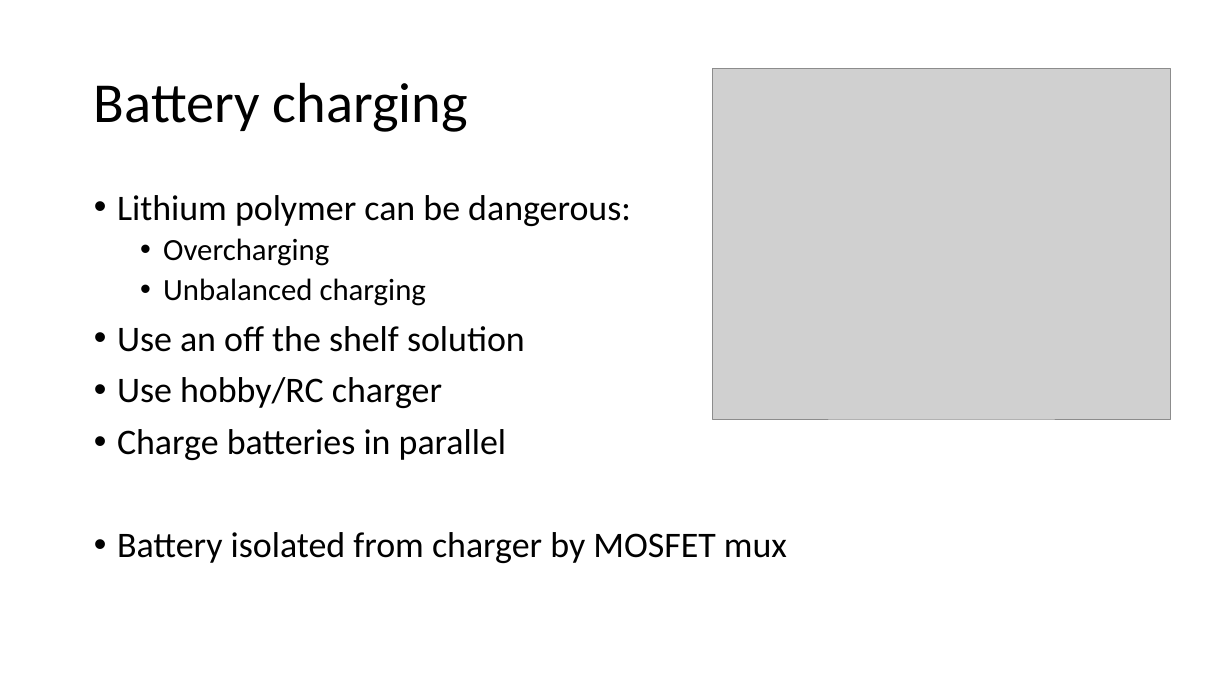
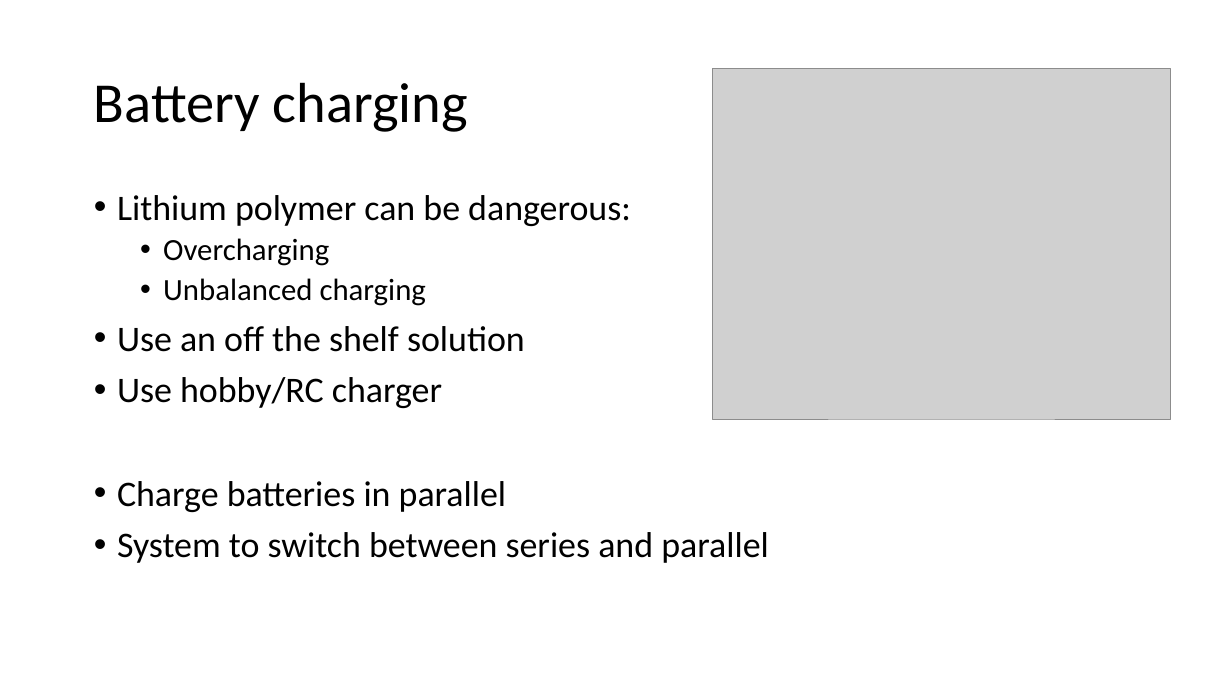
Before and after one commit to Ionsto/L2-DESIGN, a slide deck: slide 9 of PRESENTATION/Battery.pptx (slide 5 before the commit). Drawn at 1232x693 pixels with LibreOffice and Linux fonts; fonts in the diff are those of the drawing; grey boxes stand for pictures. Boxes give left, top, right and bottom in pixels: in the first picture for what was removed or moved away, otherwise in the second. Text is boxed around its words. In the diff, an @@ line names an element or a change of style, - is before the commit and + after.

Commit message:
Pulled better battery from poor merge

```diff
--- a/PRESENTATION/Battery.pptx
+++ b/PRESENTATION/Battery.pptx
@@ text at [117,532,769,563]: text changed @@
-• Battery isolated from charger by MOSFET mux
+• System to switch between series and parallel
```
Also in this commit, not shown: 1 other slide changed, 7 slides added.
